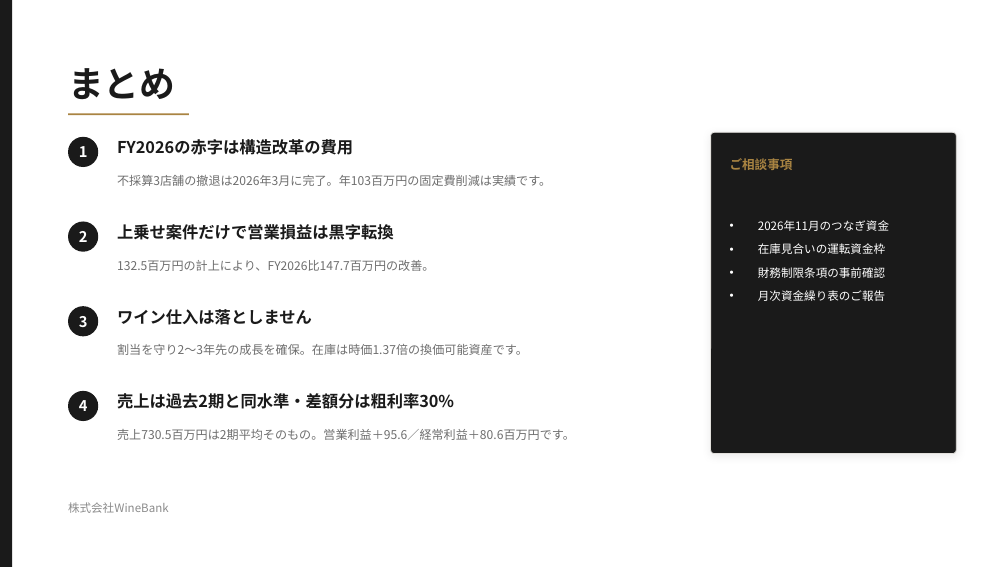
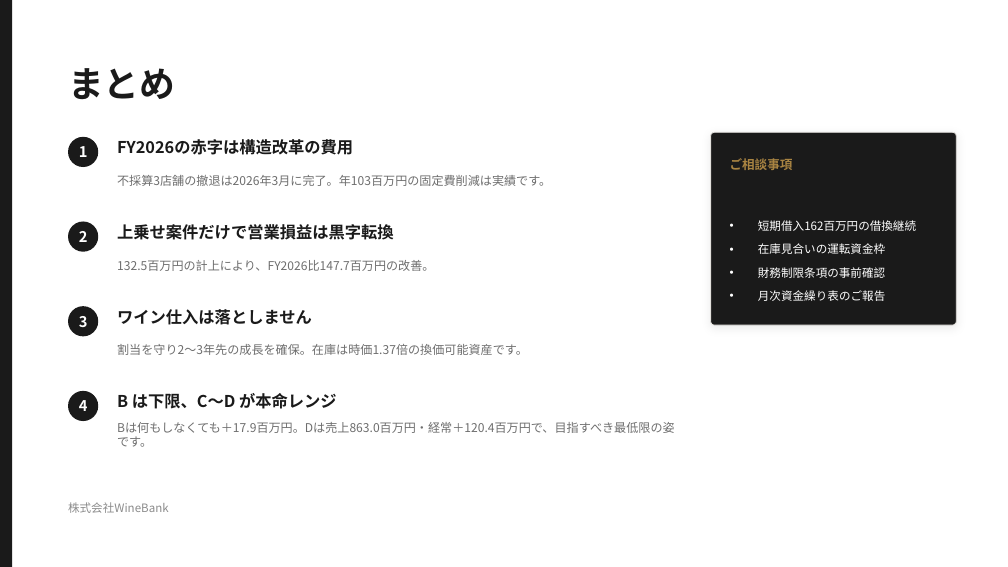
Before and after one commit to nakano-winebank/wine-auction, a slide deck: slide 17 of out/WineBank_FY2027_銀行提出.pptx. Drawn at 1008x567 pixels with LibreOffice and Linux fonts; fonts in the diff are those of the drawing. Boxes give left, top, right and bottom in pixels: in the first picture for what was removed or moved away, otherwise in the second. Text is boxed around its words. In the diff, an @@ line names an element or a change of style, - is before the commit and + after.

```diff
--- a/out/WineBank_FY2027_銀行提出.pptx
+++ b/out/WineBank_FY2027_銀行提出.pptx
@@ rectangle removed at (68,113,189,116) @@
@@ rounded rectangle: place and size @@
-rounded rectangle at (711,132,957,454)
+rounded rectangle at (711,132,957,325)
@@ rounded rectangle at (711,132,957,325): proportions changed @@
@@ text at (758,220,916,231): text changed @@
-• 2026年11月のつなぎ資金
+• 短期借入162百万円の借換継続
@@ text at (117,393,337,409): text changed @@
-売上は過去2期と同水準・差額分は粗利率30%
+B は下限、C〜D が本命レンジ
@@ text at (117,422,675,447): text changed @@
-売上730.5百万円は2期平均そのもの。営業利益＋95.6／経常利益＋80.6百万円です。
+Bは何もしなくても＋17.9百万円。Dは売上863.0百万円・経常＋120.4百万円で、目指すべき最低限の姿です。
```
Also in this commit, not shown: 6 other slides changed, 6 other files.
